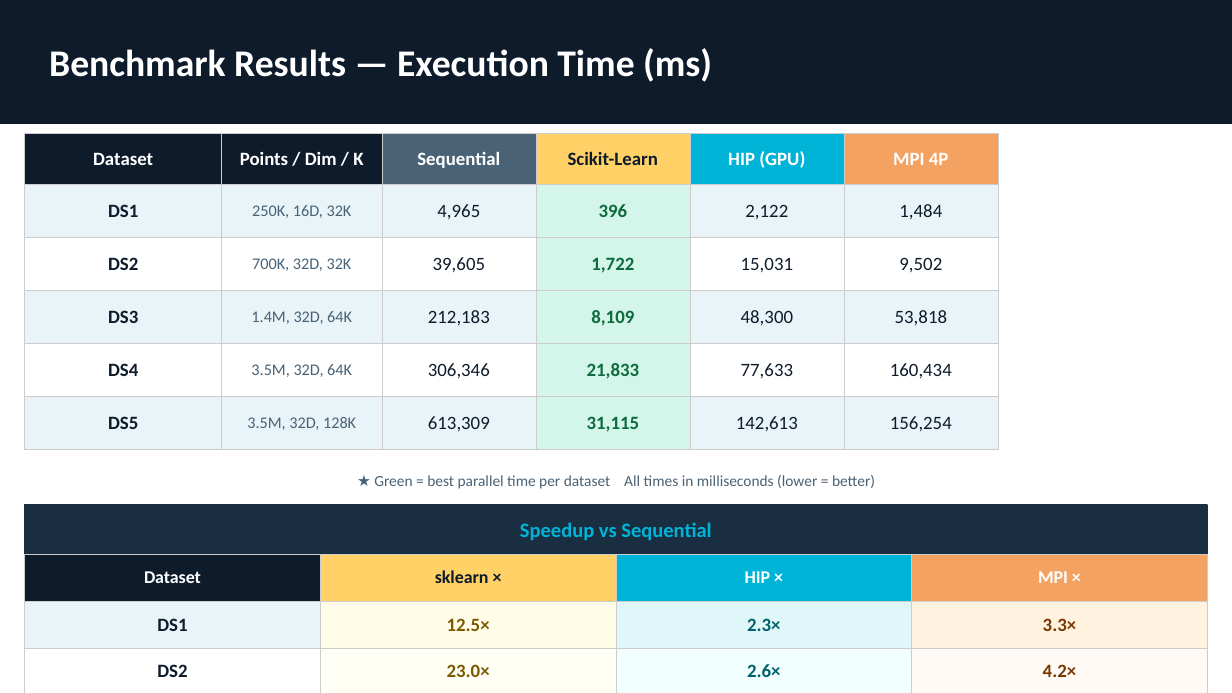
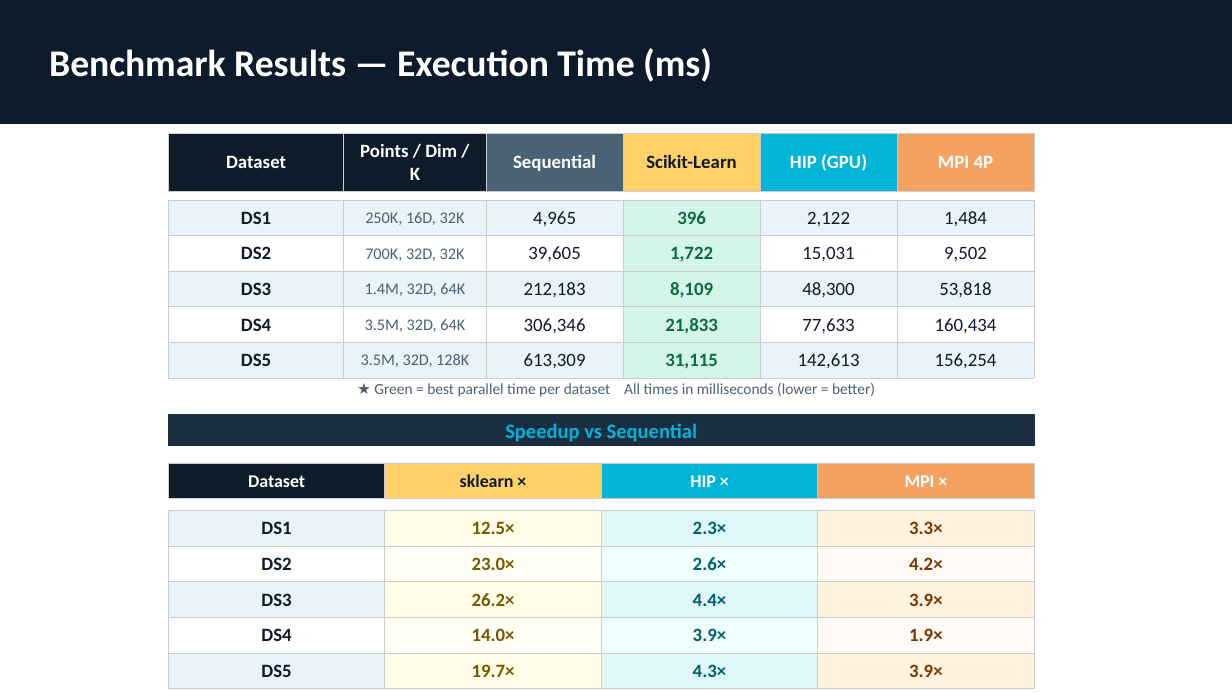
Before and after one commit to andreisugu/KMeans-GPU-Benchmark, a slide deck: slide 7 of KMeans_Presentation.pptx. Drawn at 1232x693 pixels with LibreOffice and Linux fonts; fonts in the diff are those of the drawing. Boxes give left, top, right and bottom in pixels: in the first picture for what was removed or moved away, otherwise in the second. Text is boxed around its words. In the diff, an @@ line names an element or a change of style, - is before the commit and + after.

```diff
--- a/KMeans_Presentation.pptx
+++ b/KMeans_Presentation.pptx
@@ table: place and size @@
-table at [25, 133, 998, 256]
+table at [169, 133, 1034, 191]
@@ table: place and size @@
-table at [25, 185, 998, 436]
+table at [169, 200, 1034, 435]
@@ text "★ Green = best parallel ...": place and size @@
-text "★ Green = best parallel ..." at [374, 475, 875, 489]
+text "★ Green = best parallel ..." at [374, 383, 875, 397]
@@ text "Speedup vs Sequential": place and size @@
-text "Speedup vs Sequential" at [520, 522, 711, 540]
+text "Speedup vs Sequential" at [505, 423, 697, 441]
@@ rectangle: place and size @@
-rectangle at [25, 505, 1207, 554]
+rectangle at [169, 415, 1035, 446]
@@ table: place and size @@
-table at [25, 554, 1207, 678]
+table at [169, 464, 1036, 499]
@@ table: place and size @@
-table at [25, 601, 1207, 693]
+table at [169, 511, 1036, 686]
```
Also in this commit, not shown: 2 other slides changed.
